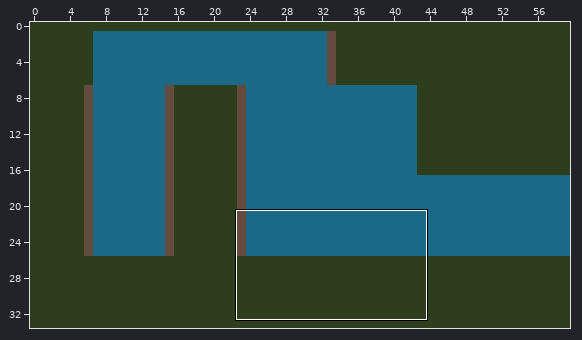
Tiled map: Game/Content/Maps/Start.tmx. Above: a wide view before the commit, with the close-up outlined.
Close-up. Old version:
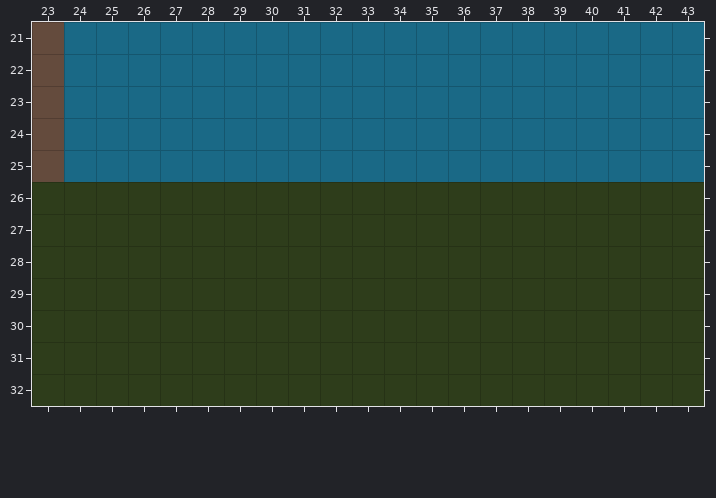
Cells are 32x32 px. Shown: x 23..43, y 21..32. The commit also changed other parts of the map, which this record leaves out.
After the commit:
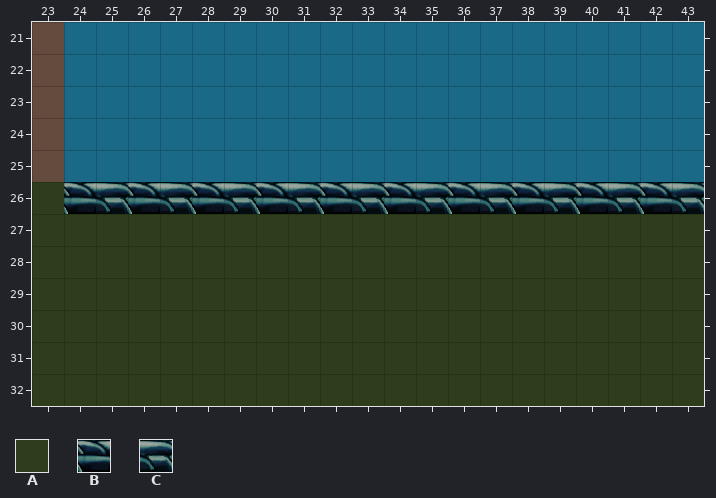
Key: from "Tiles": A 7; from "tileset": B 1, C 2.
_ is an empty cell.
The edit:
Layer "terrain":
Tile A gives way to tile B in row 26 at x 24, 26, 28, 30, 32, 34, 36, 38, 40 and 42.
Tile A gives way to tile C in row 26 at x 25, 27, 29, 31, 33, 35, 37, 39, 41 and 43.
